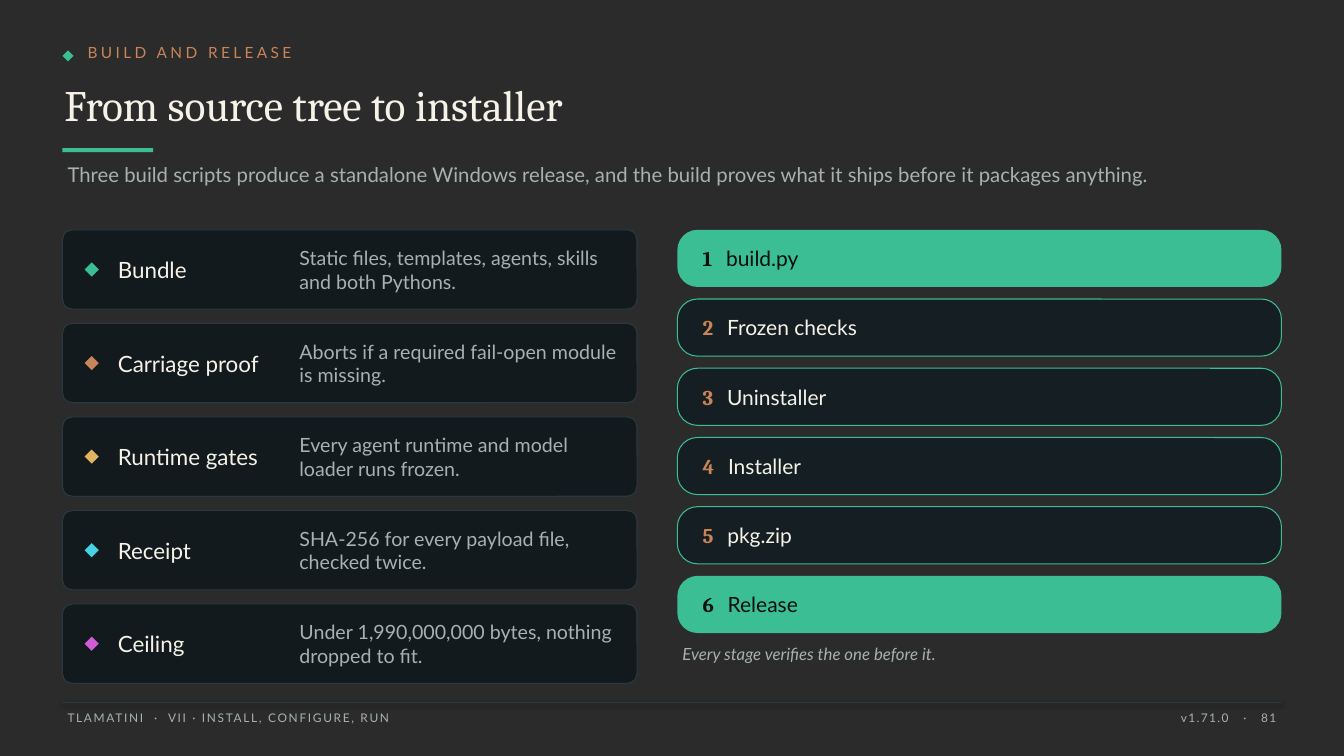
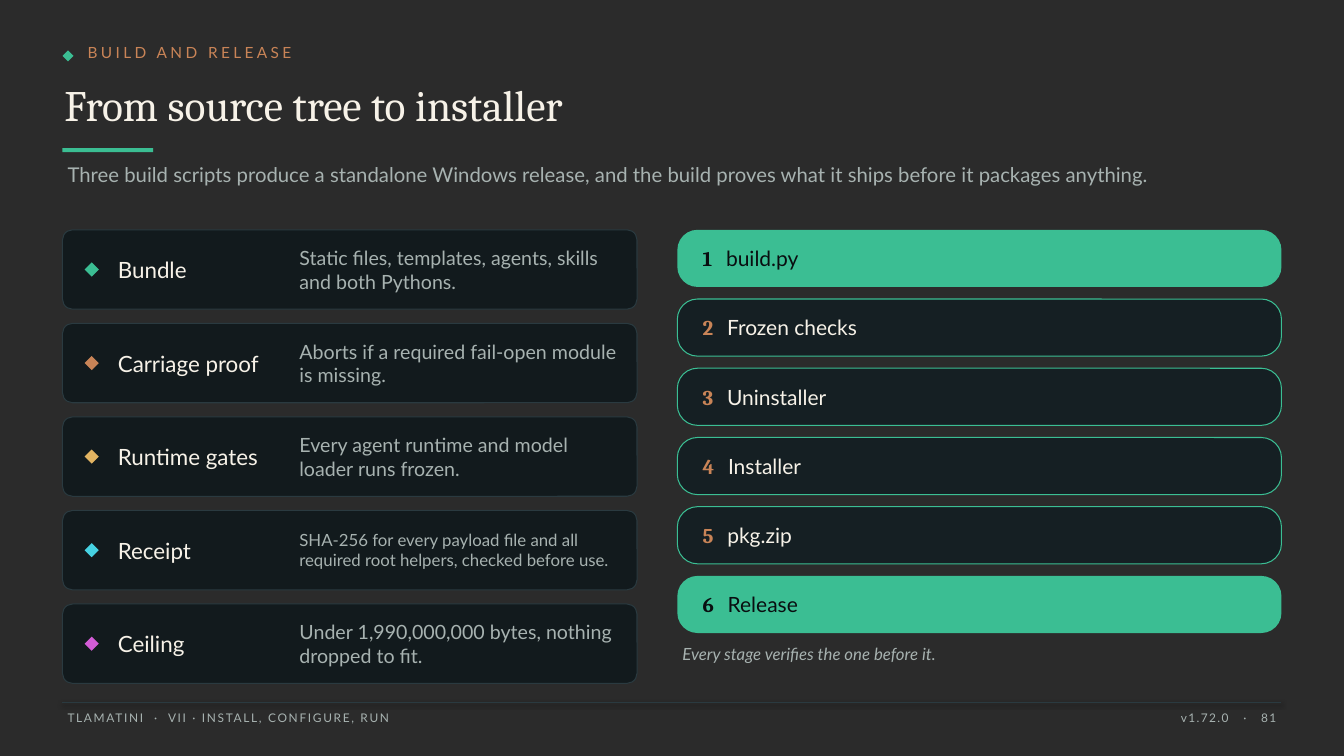
Before and after one commit to XAIHT/Tlamatini, a slide deck: slide 81 of Tlamatini_eXtended_Artificial_Intelligence_Humanly_Tempered.pptx. Drawn at 1344x756 pixels with LibreOffice and Linux fonts; fonts in the diff are those of the drawing; background and template pictures are left out; a plain dark background stands for a picture behind light text. Boxes give left, top, right and bottom in pixels: in the first picture for what was removed or moved away, otherwise in the second. Text is boxed around its words. In the diff, an @@ line names an element or a change of style, - is before the commit and + after.

```diff
--- a/Tlamatini_eXtended_Artificial_Intelligence_Humanly_Tempered.pptx
+++ b/Tlamatini_eXtended_Artificial_Intelligence_Humanly_Tempered.pptx
@@ text at bbox=[299, 533, 608, 569]: text changed; size 14 to 12 pt @@
-SHA-256 for every payload file, checked twice.
+SHA-256 for every payload file and all required root helpers, checked before use.
@@ text at bbox=[1181, 713, 1276, 722]: text changed @@
-v1.71.0 · 81
+v1.72.0 · 81
```
Also in this commit, not shown: 117 other slides changed, 2 slides added, 19 other files.
